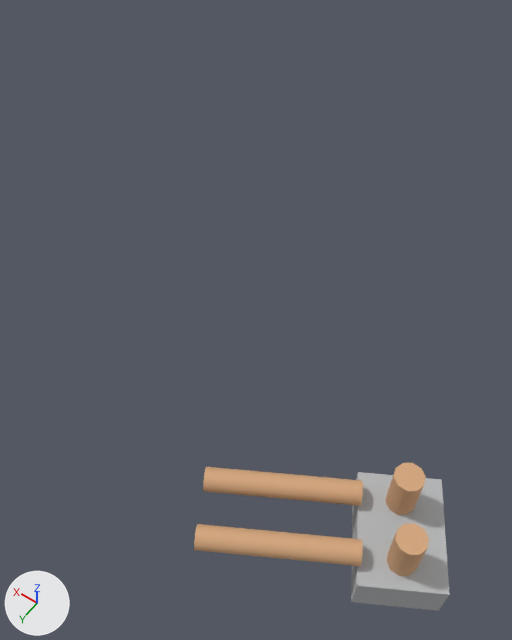
One commit to the OBJ model assets/models/equipment/cobretty_er5_reactor/LOD1/er5_emergency_coolant.obj: the scene before it, then after it.
Both versions are drawn from a 50 mm camera at (-1.27, 0.55, 3.88) aimed at (-0.37, -0.72, 1.9). The axes (+X, +Y, +Z) are drawn at lower left. The lights are the same throughout. The picture after the commit comes second. Where no turn or scale is listed for an object, it has been applied to the vertices. Vertices at exactly the same position are counted once.

Names of what the first picture shows: 'er5_emergency_coolant'.
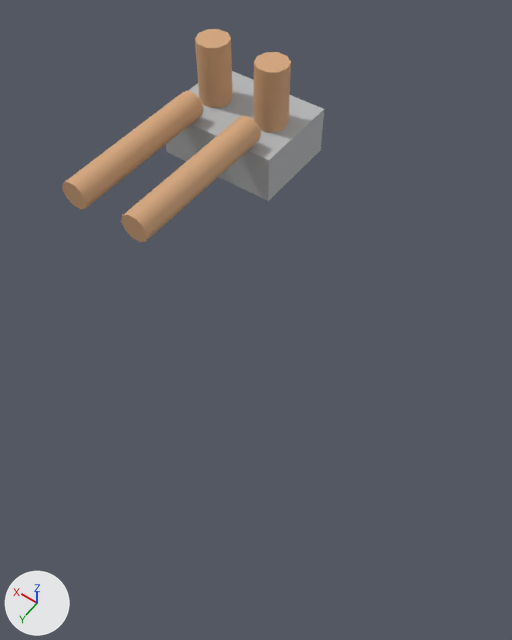
What differs and where, as boxes (x1, y1, x2, y2) in the pictures (512 x 640 px; the box of a moved part takes in the faces that stretch with it):
'er5_emergency_coolant', reshaped (44% taller): before (194, 463, 450, 611); after (62, 29, 324, 242)
part 1 of me_er5_emergency_coolant, moved or reshaped: before (386, 463, 426, 515); after (254, 52, 291, 132)
part 2 of me_er5_emergency_coolant, moved or reshaped: before (386, 523, 429, 576); after (195, 29, 233, 108)
part 3 of me_er5_emergency_coolant, moved or reshaped: before (194, 467, 450, 611); after (62, 71, 324, 242)

Diff of the bpy script that builds the scene:
```diff
--- a/assets/models/equipment/cobretty_er5_reactor/LOD1/er5_emergency_coolant.obj.py
+++ b/assets/models/equipment/cobretty_er5_reactor/LOD1/er5_emergency_coolant.obj.py
@@ me_er5_emergency_coolant @@
 # used by ob_er5_emergency_coolant; location = (0.0, 0.0, 0.0)
-me_er5_emergency_coolant.from_pydata(...)  # 96 vertices, 126 faces; spans x -1.375..-0.348, y -0.927..-0.103, z 1.0..1.42
+me_er5_emergency_coolant.from_pydata(...)  # 96 vertices, 126 faces; spans x -0.23..0.23, y -1.32..-0.45, z 2.19..2.6
+# me_er5_emergency_coolant part 1: the loose piece of 22 vertices spanning x -1.113..-0.993, y -0.803..-0.689, z 1.2..1.42 is scaled about its middle by (1, 1, 1.05), then moved by (0.933, -0.404, 1.175)
+# me_er5_emergency_coolant part 2: the loose piece of 22 vertices spanning x -1.233..-1.113, y -0.596..-0.482, z 1.2..1.42 is scaled about its middle by (1, 1, 1.05), then moved by (1.293, -0.611, 1.175)
+# me_er5_emergency_coolant part 3: 52 of 96 vertices moved; they spanned x -1.375..-0.348, y -0.927..-0.103, z 1.0..1.288 and now span x -0.23..0.23, y -1.32..-0.45, z 2.19..2.468; mean shift (0.767, -0.356, 1.18); largest move (-1.375, -0.528, 1.0) -> (0.23, -1.32, 2.19)
 me_er5_emergency_coolant.materials.append(mat_eq_copper)
```
